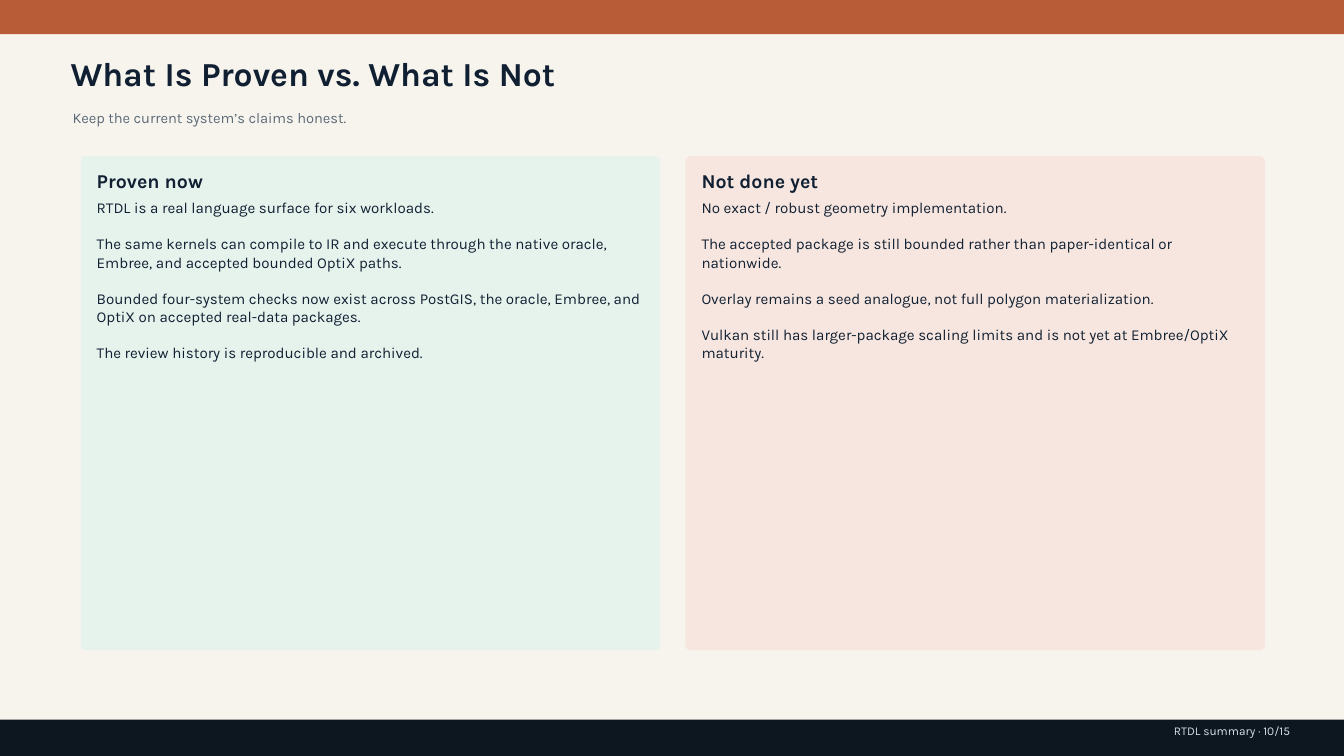
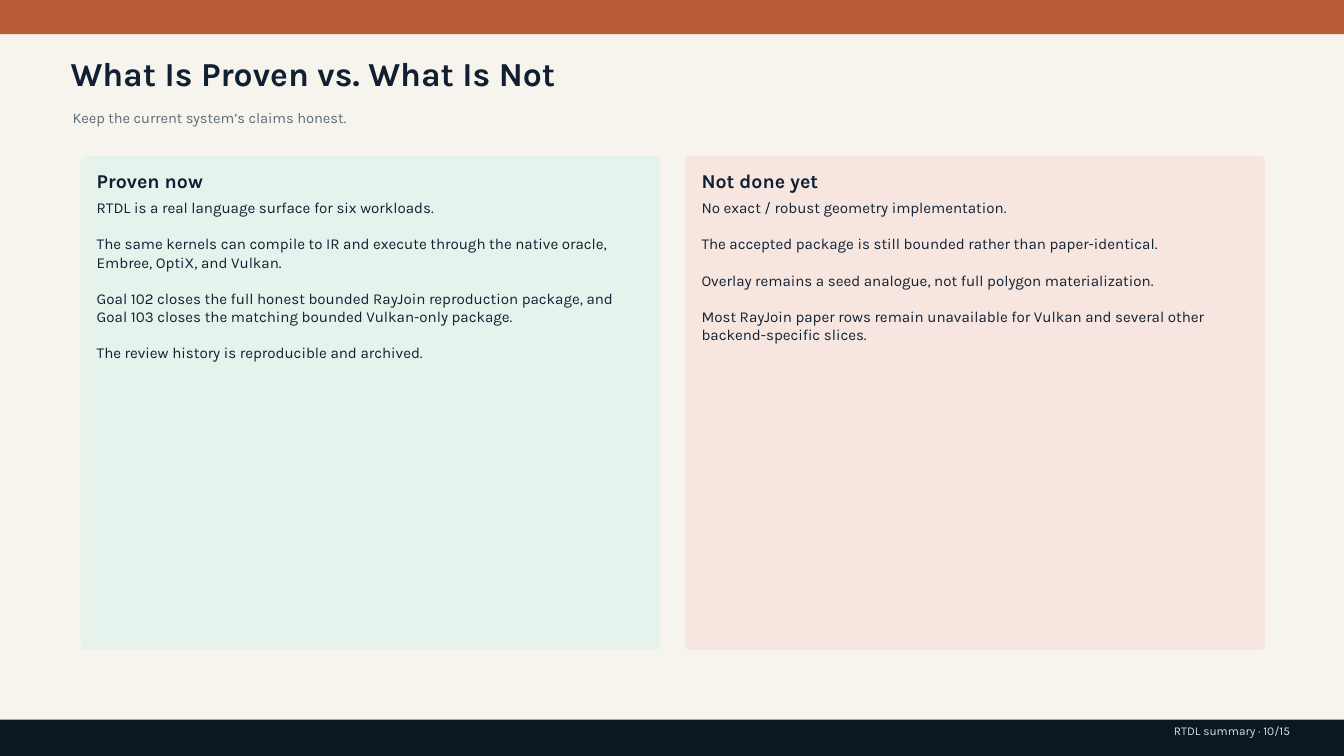
Before and after one commit to rubaolee/rtdl, a slide deck: slide 10 of rtdl_status_summary.pptx. Drawn at 1344x756 pixels with LibreOffice and Linux fonts; fonts in the diff are those of the drawing. Boxes give left, top, right and bottom in pixels: in the first picture for what was removed or moved away, otherwise in the second. Text is boxed around its words. In the diff, an @@ line names an element or a change of style, - is before the commit and + after.

Commit message:
Publish flat paper package, updated status deck, and Goal 104 report

```diff
--- a/rtdl_status_summary.pptx
+++ b/rtdl_status_summary.pptx
@@ text at [97,238,613,326]: text changed @@
-The same kernels can compile to IR and execute through the native oracle, Embree, and accepted bounded OptiX paths.
-Bounded four-system checks now exist across PostGIS, the oracle, Embree, and OptiX on accepted real-data packages.
+The same kernels can compile to IR and execute through the native oracle, Embree, OptiX, and Vulkan.
+Goal 102 closes the full honest bounded RayJoin reproduction package, and Goal 103 closes the matching bounded Vulkan-only package.
@@ text at [702,238,1158,253]: text changed @@
-The accepted package is still bounded rather than paper-identical or nationwide.
+The accepted package is still bounded rather than paper-identical.
@@ text at [702,311,1204,344]: text changed @@
-Vulkan still has larger-package scaling limits and is not yet at Embree/OptiX maturity.
+Most RayJoin paper rows remain unavailable for Vulkan and several other backend-specific slices.
```
Also in this commit, not shown: 7 other slides changed, 54 other files.
